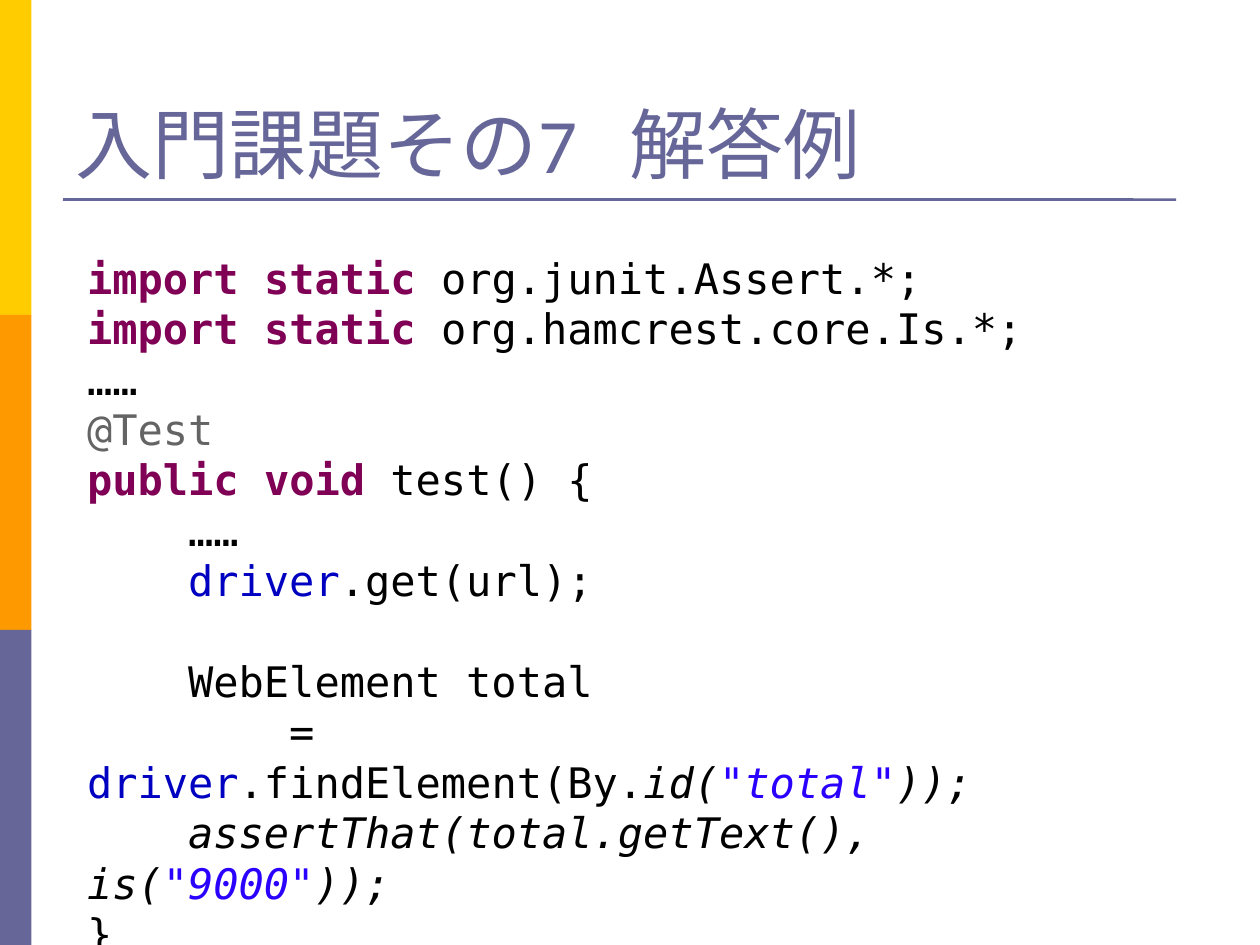
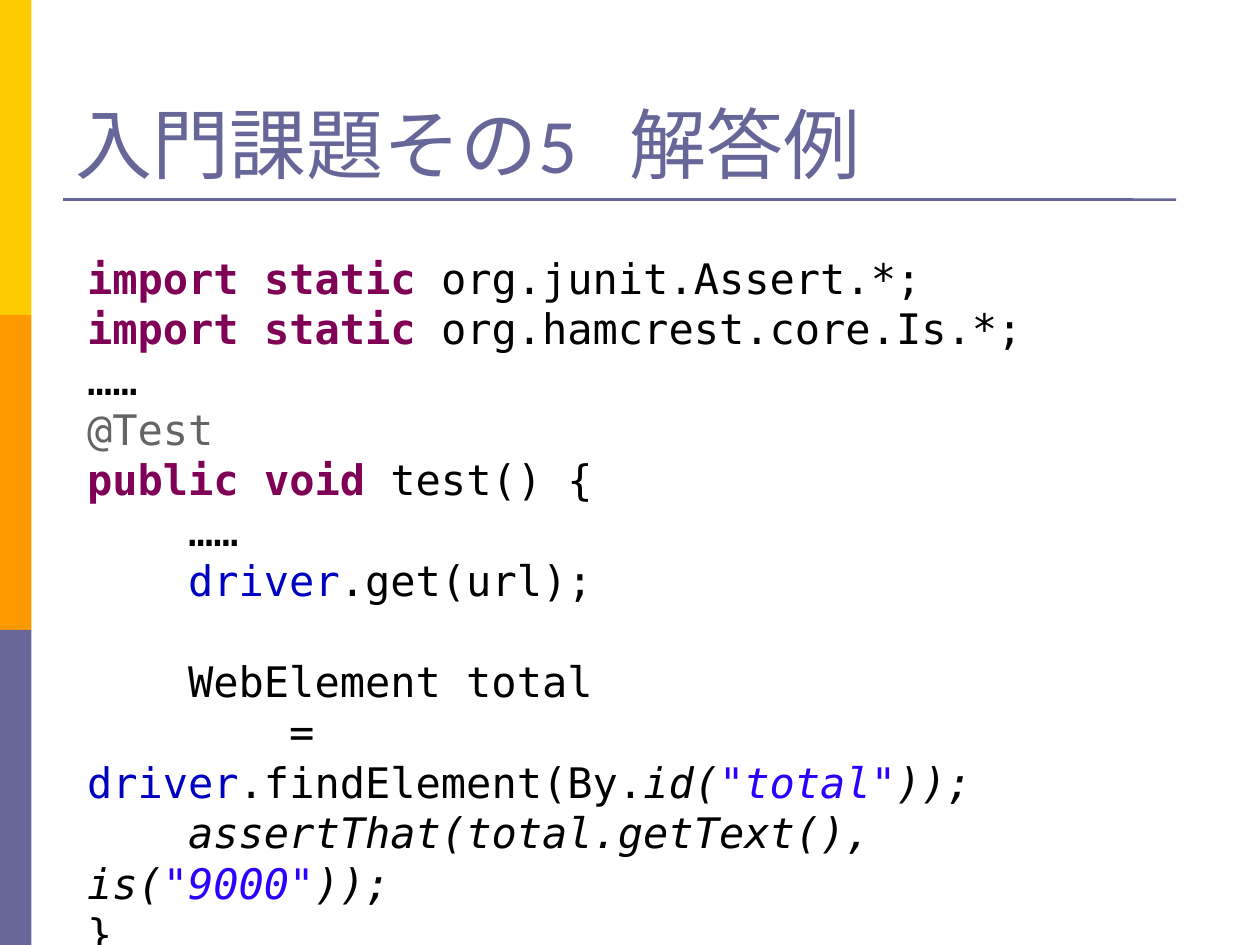
Before and after one commit to SoftwareTestAutomationResearch/STARHOTEL-Teaching-Materials-Simple, a slide deck: slide 29 of teacher/Slide.ppt (slide 32 before the commit). Drawn at 1260x945 pixels with LibreOffice and Linux fonts; fonts in the diff are those of the drawing. Boxes give left, top, right and bottom in pixels: in the first picture for what was removed or moved away, otherwise in the second. Text is boxed around its words. In the diff, an @@ line names an element or a change of style, - is before the commit and + after.

```diff
--- a/teacher/Slide.ppt
+++ b/teacher/Slide.ppt
@@ title at <box>76,107,860,179</box>: text changed @@
-入門課題その7 解答例
+入門課題その5 解答例
```
Also in this commit, not shown: 14 other slides changed, 3 slides added, 40 slides removed, 3 other files.
